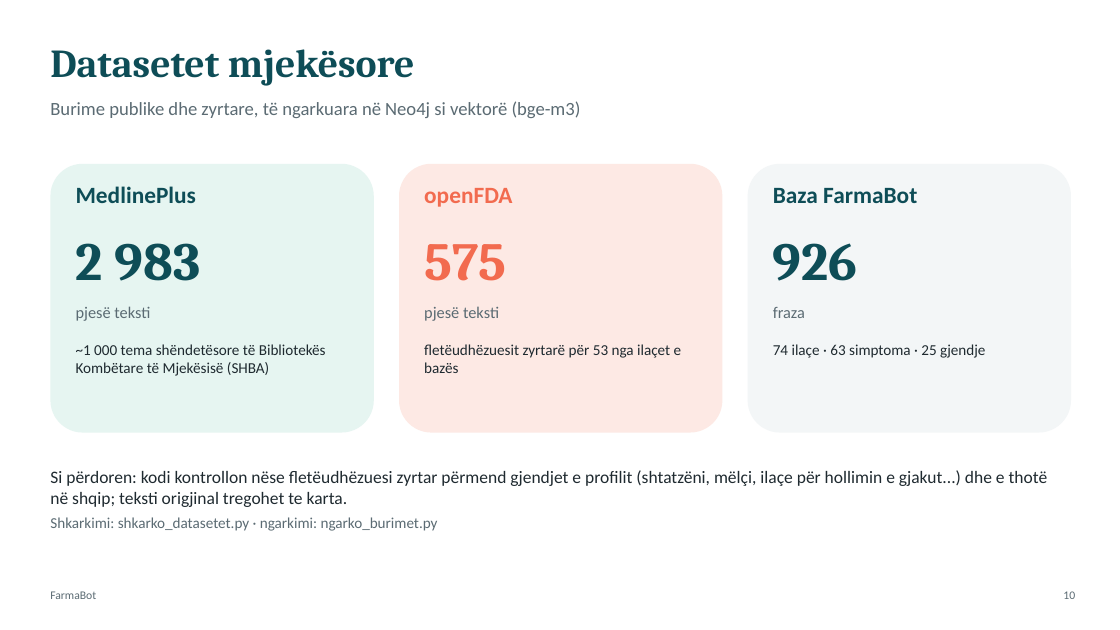
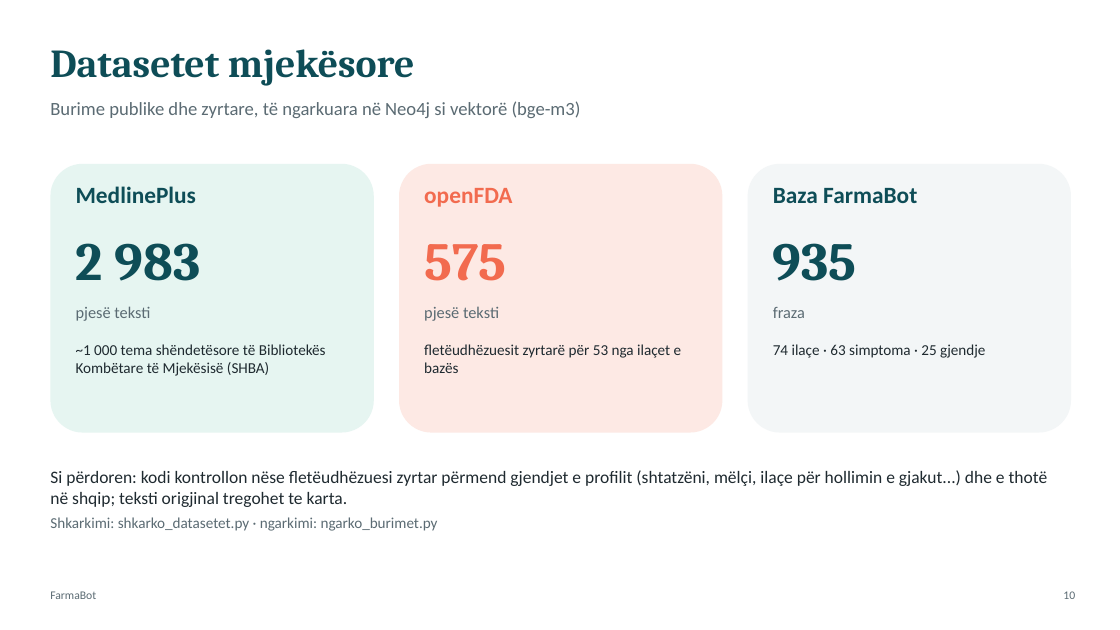
Before and after one commit to Klajdi12345/Chatbot_industry, a slide deck: slide 10 of dokumentimi/FarmaBot_Prezantimi.pptx. Drawn at 1120x630 pixels with LibreOffice and Linux fonts; fonts in the diff are those of the drawing. Boxes give left, top, right and bottom in pixels: in the first picture for what was removed or moved away, otherwise in the second. Text is boxed around its words. In the diff, an @@ line names an element or a change of style, - is before the commit and + after.

```diff
--- a/dokumentimi/FarmaBot_Prezantimi.pptx
+++ b/dokumentimi/FarmaBot_Prezantimi.pptx
@@ text at [773,243,857,281]: text changed @@
-926
+935
```
Also in this commit, not shown: 4 other slides changed, 50 other files.
